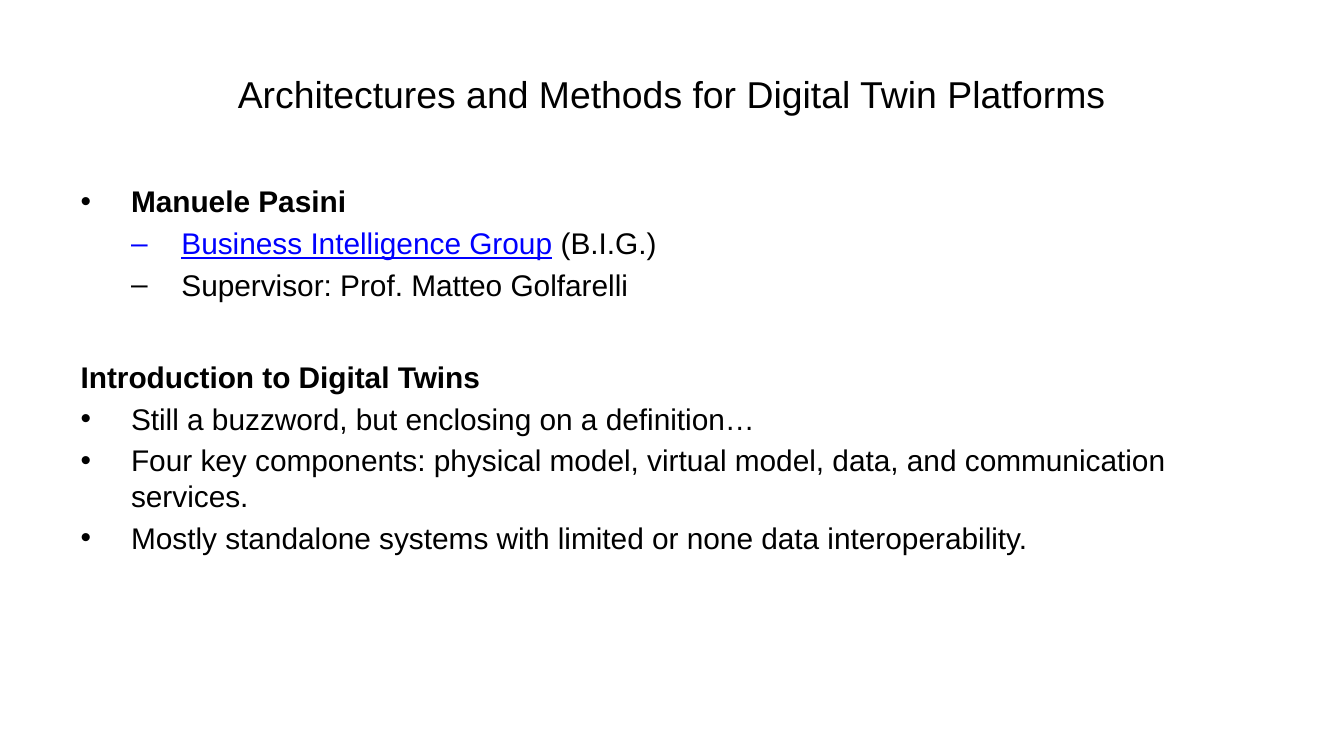
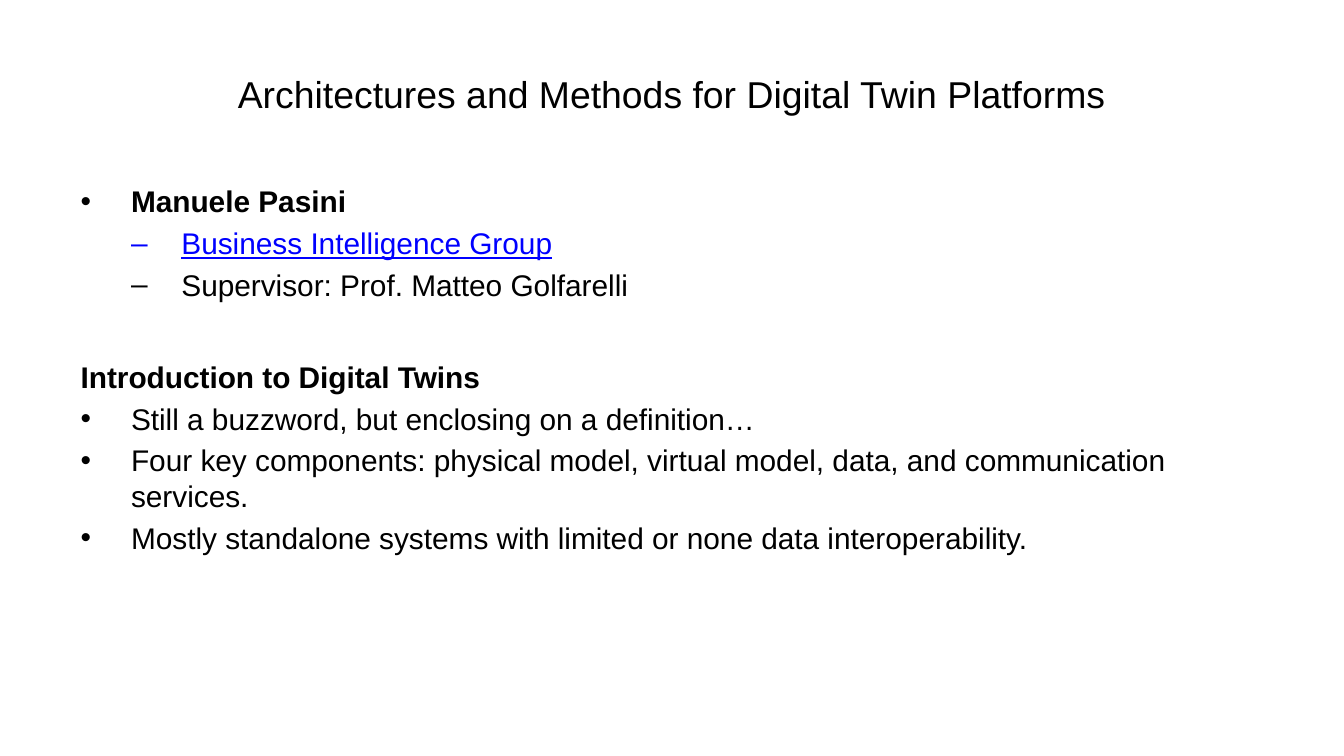
Before and after one commit to ManuelePasini/slides-markdown, a slide deck: slide 1 of phd_secondyear.pptx. Drawn at 1344x756 pixels with LibreOffice and Linux fonts; fonts in the diff are those of the drawing. Boxes give left, top, right and bottom in pixels: in the first picture for what was removed or moved away, otherwise in the second. Text is boxed around its words. In the diff, an @@ line names an element or a change of style, - is before the commit and + after.

```diff
--- a/phd_secondyear.pptx
+++ b/phd_secondyear.pptx
@@ text at (181, 232, 552, 260): text changed @@
-  – Business Intelligence Group (B.I.G.)
+  – Business Intelligence Group
```
Also in this commit, not shown: 1 other slide changed, 6 other files.
